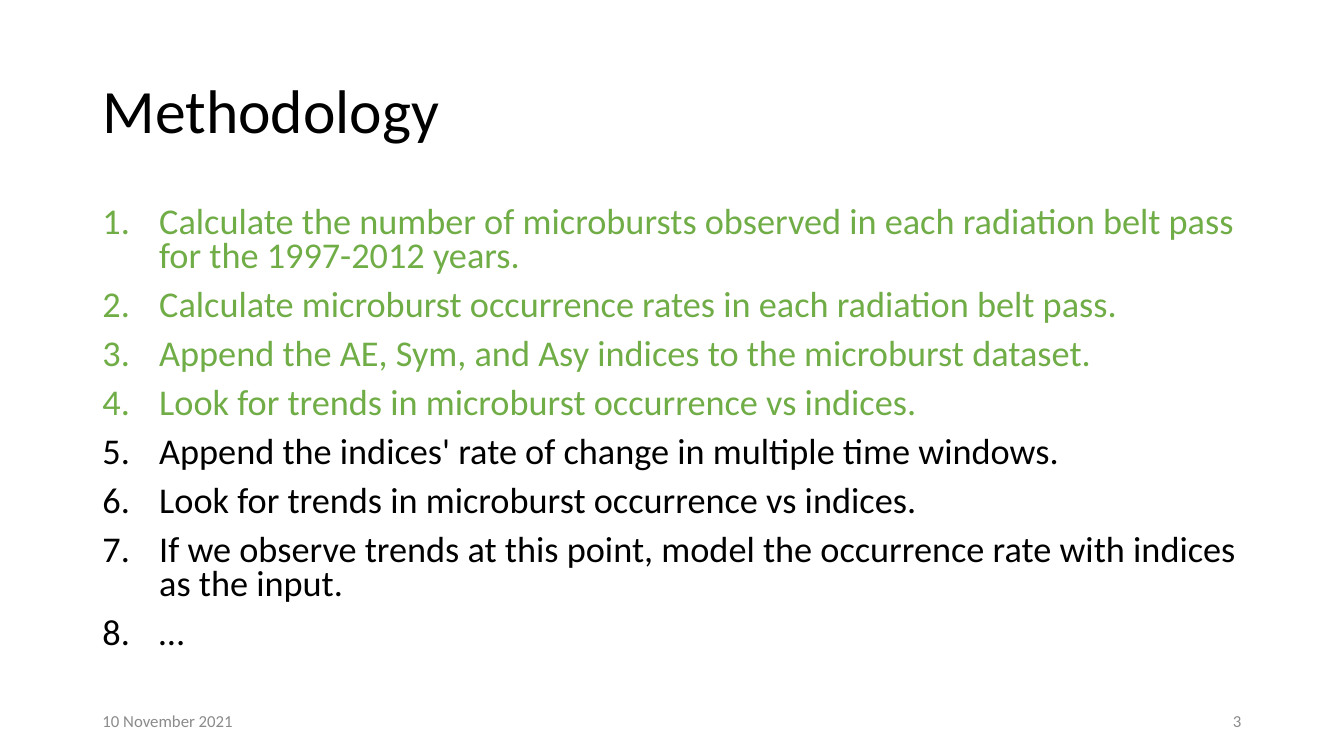
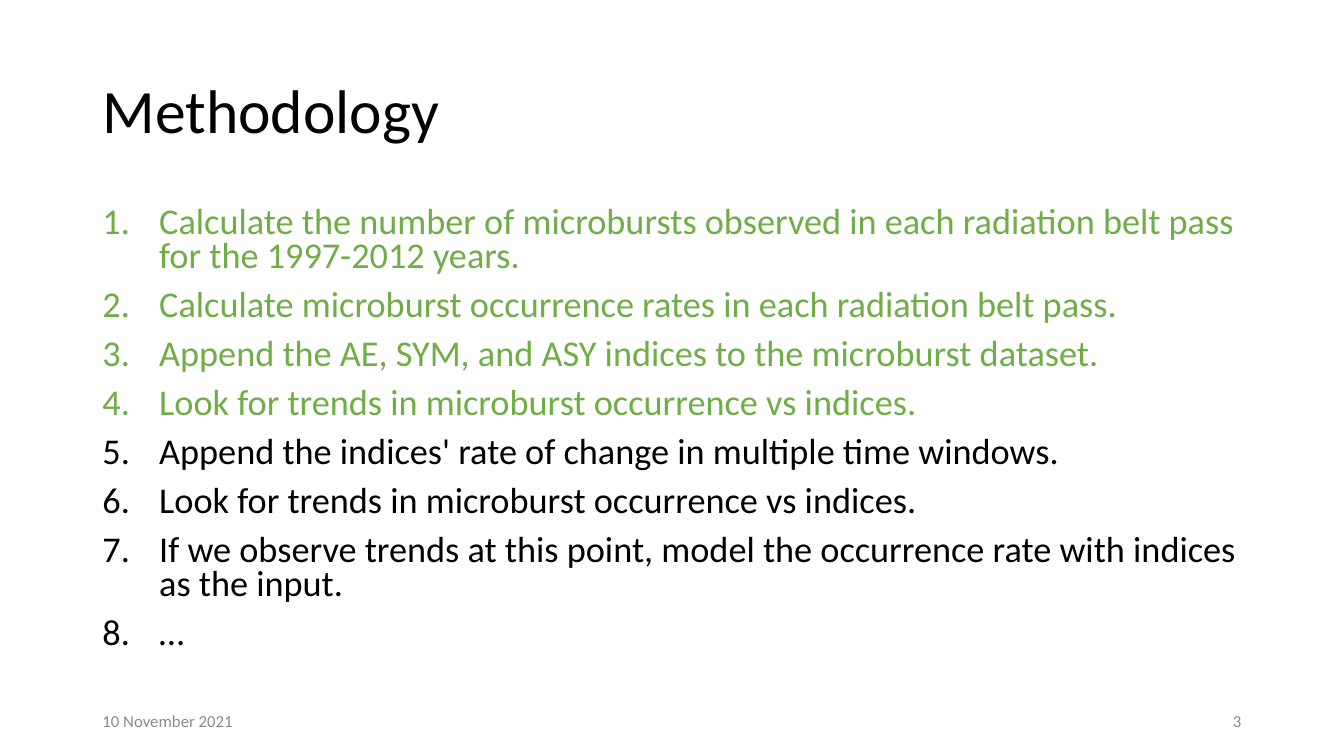
Before and after one commit to mshumko/sampex_microburst_indices, a slide deck: slide 3 of presentations/20211110_microbursts_vs_indices.pptx. Drawn at 1344x756 pixels with LibreOffice and Linux fonts; fonts in the diff are those of the drawing. Boxes give left, top, right and bottom in pixels: in the first picture for what was removed or moved away, otherwise in the second. Text is boxed around its words. In the diff, an @@ line names an element or a change of style, - is before the commit and + after.

```diff
--- a/presentations/20211110_microbursts_vs_indices.pptx
+++ b/presentations/20211110_microbursts_vs_indices.pptx
@@ text at (159, 341, 1099, 372): text changed @@
-3. Append the AE, Sym, and Asy indices to the microburst dataset.
+3. Append the AE, SYM, and ASY indices to the microburst dataset.
```
Also in this commit, not shown: 2 other slides changed, 2 slides added, 1 other file.
